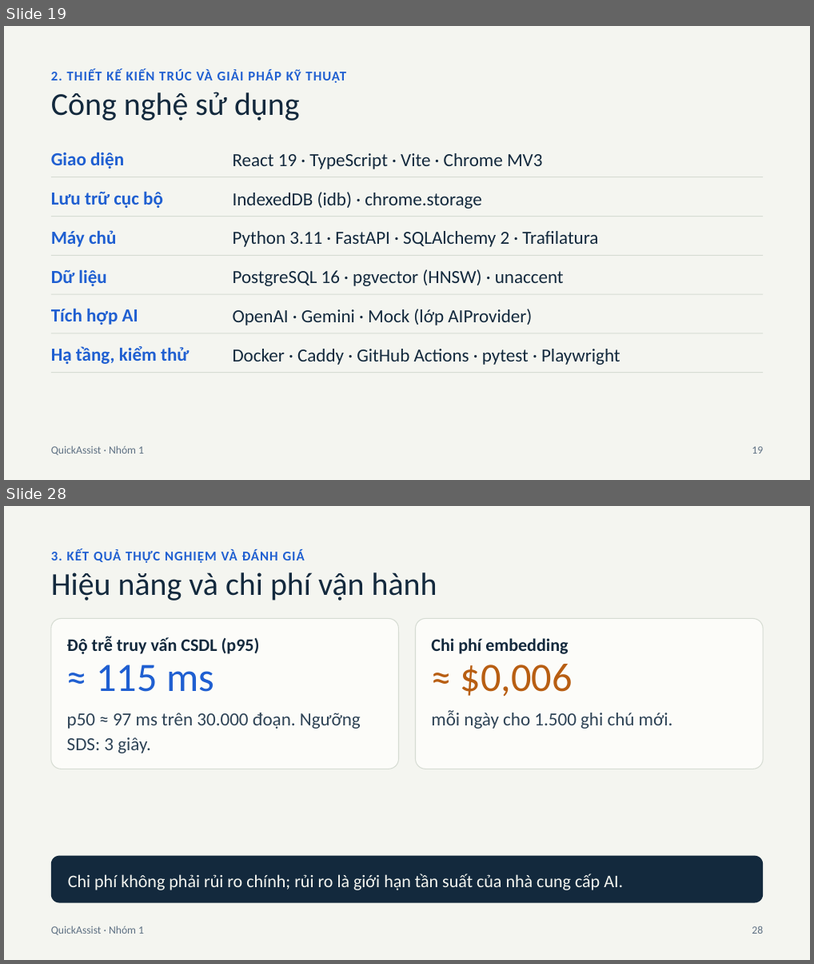
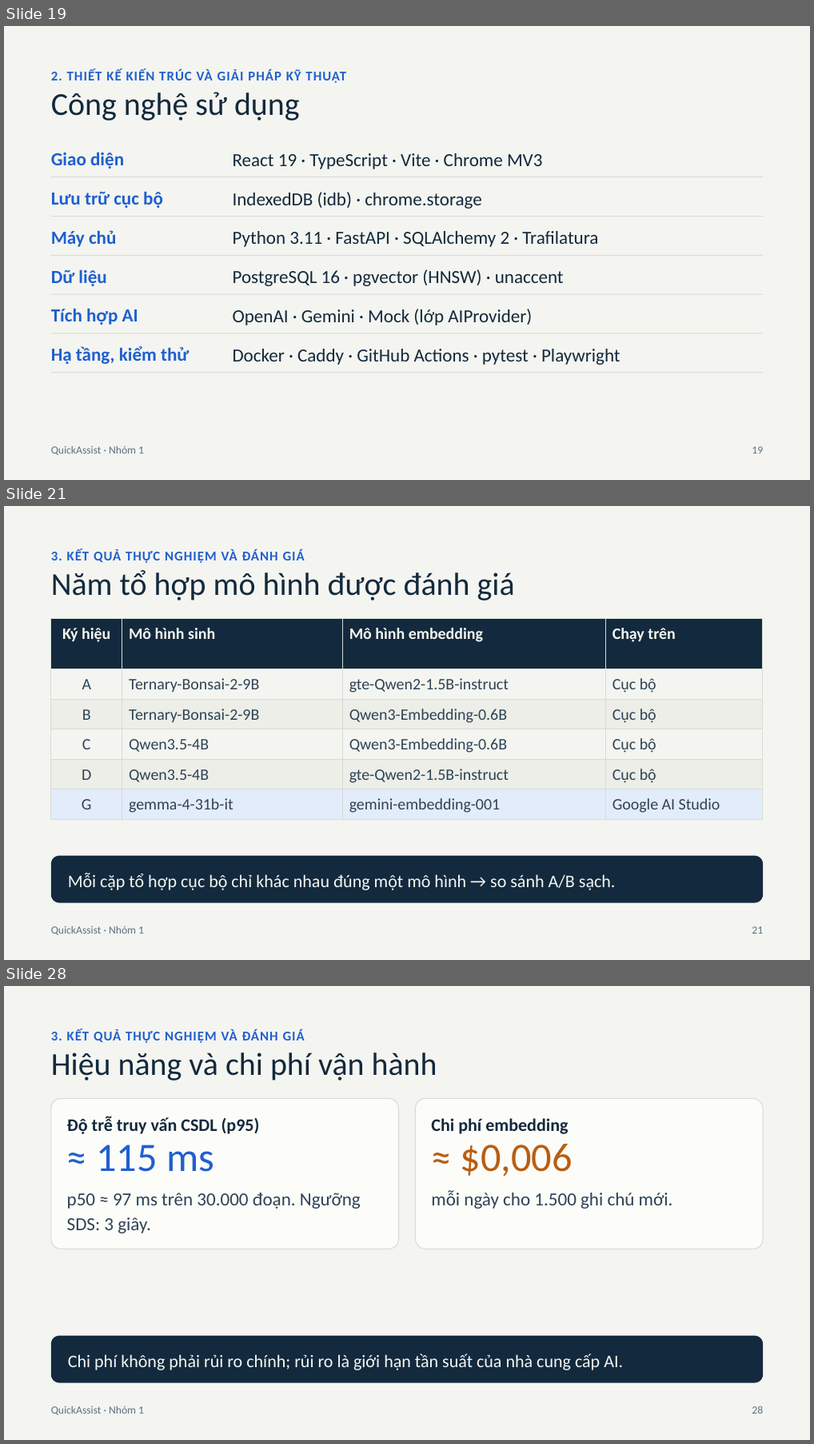
Before and after one commit to watashiwalds/quick-assist-ext, a slide deck: docs/specs/Presentation_Nhom01.pptx. Shown one above the other, each under a label of ours: slides 19 and 28 before the commit, slides 19, 21 and 28 after it; the slides between them are not shown. The pictures are 814x964 and 814x1444 pixels, drawn with LibreOffice and Linux fonts; fonts in the diff are those of the drawing. Boxes give left, top, right and bottom in pixels: in the first picture for what was removed or moved away, otherwise in the second. Text is boxed around its words. In the diff, an @@ line names an element or a change of style, - is before the commit and + after.

```diff
--- a/docs/specs/Presentation_Nhom01.pptx
+++ b/docs/specs/Presentation_Nhom01.pptx
@@ slide 21 added at bbox=[4, 506, 810, 960], background #F4F5F0 @@
@@ text added at bbox=[51, 550, 305, 563], 16 pt, text #1F5FD1, bold @@
+3. KẾT QUẢ THỰC NGHIỆM VÀ ĐÁNH GIÁ
@@ text added at bbox=[51, 570, 515, 600], 38 pt, text #13293D @@
+Năm tổ hợp mô hình được đánh giá
@@ table added at bbox=[51, 619, 763, 820], 6 rows, 4 columns @@
+Ký hiệu | Mô hình sinh | Mô hình embedding | Chạy trên
+A | Ternary-Bonsai-2-9B | gte-Qwen2-1.5B-instruct | Cục bộ
+B | Ternary-Bonsai-2-9B | Qwen3-Embedding-0.6B | Cục bộ
+C | Qwen3.5-4B | Qwen3-Embedding-0.6B | Cục bộ
+D | Qwen3.5-4B | gte-Qwen2-1.5B-instruct | Cục bộ
+G | gemma-4-31b-it | gemini-embedding-001 | Google AI Studio
@@ rounded rectangle added at bbox=[51, 856, 764, 903], fill #13293D @@
@@ text added at bbox=[68, 872, 616, 890], 21 pt, text #F4F5F0 @@
+Mỗi cặp tổ hợp cục bộ chỉ khác nhau đúng một mô hình → so sánh A/B sạch.
@@ text added at bbox=[51, 925, 144, 935], 13 pt, text #5F7184 @@
+QuickAssist · Nhóm 1
@@ text added at bbox=[752, 926, 763, 933], 13 pt, text #5F7184 @@
+21
```
Also in this commit, not shown: 5 slides changed, 5 other slides added, 6 slides removed, 4 other files.
